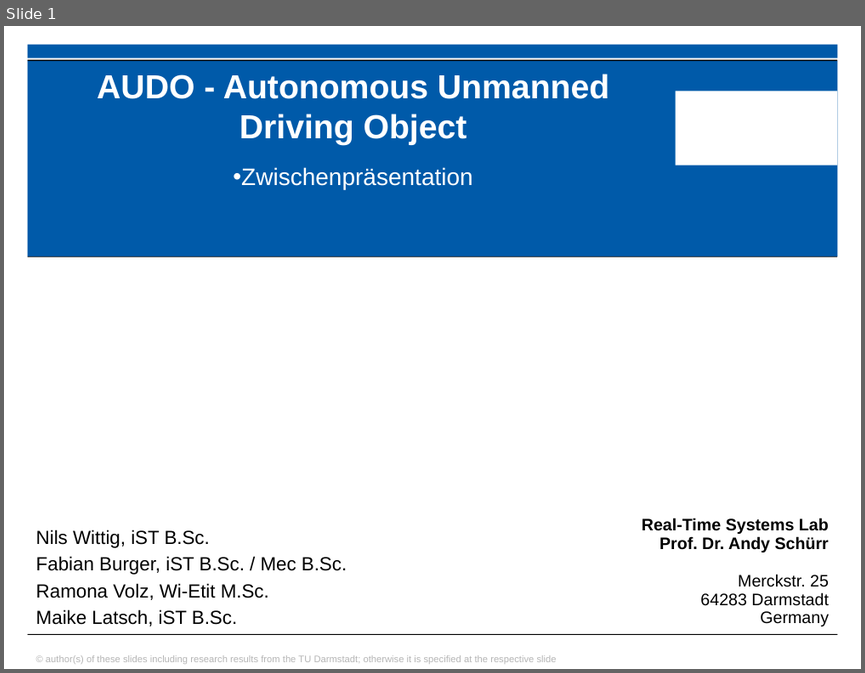
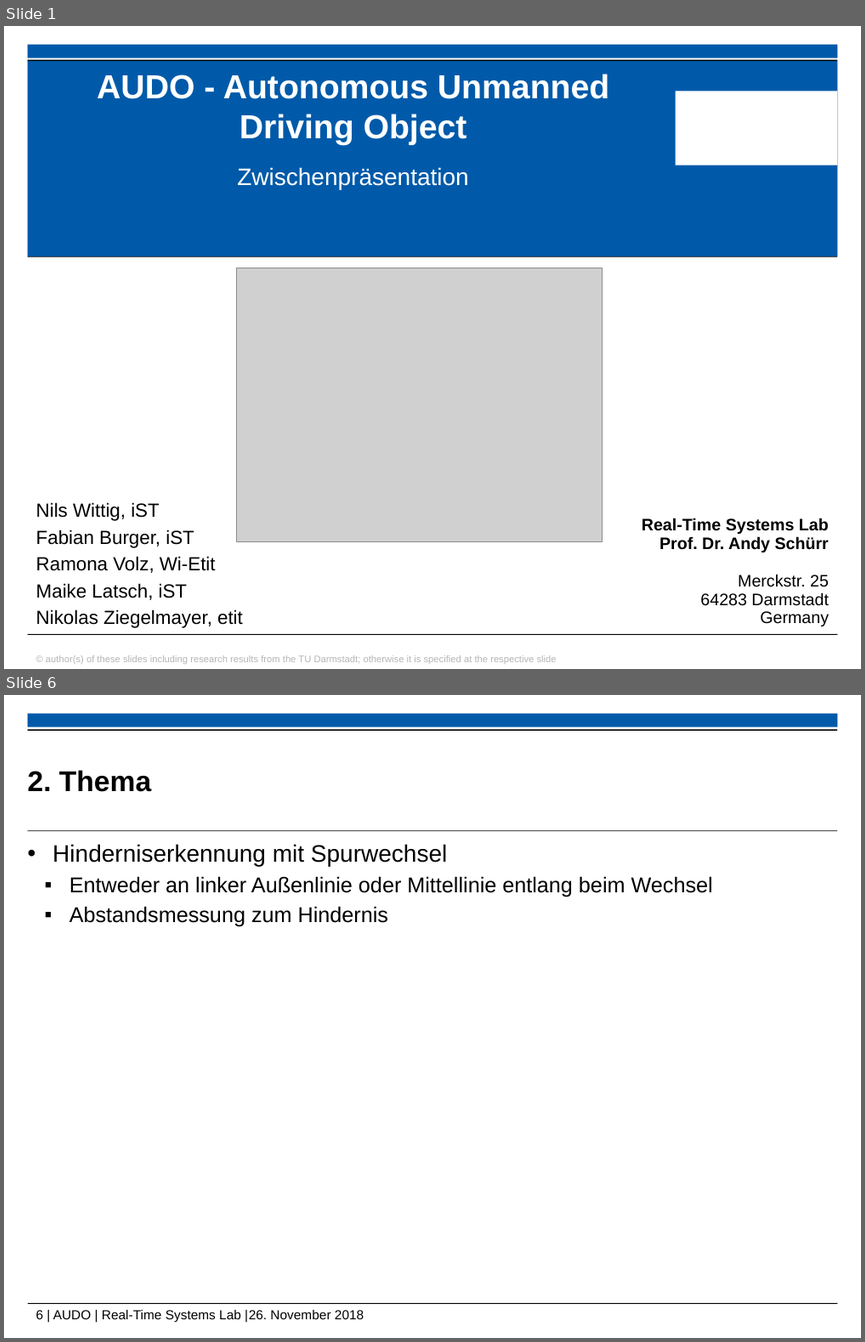
Before and after one commit to ramona3300/AUDO, a slide deck: Dokumente/Präsentationen/Zwischenpräsentation.pptx. Shown one above the other, each under a label of ours: slide 1 before the commit, slides 1 and 6 after it; the slides between them are not shown. The pictures are 865x673 and 865x1342 pixels, drawn with LibreOffice and Linux fonts; fonts in the diff are those of the drawing; grey boxes stand for pictures; background and template pictures are left out. Boxes give left, top, right and bottom in pixels: in the first picture for what was removed or moved away, otherwise in the second. Text is boxed around its words. In the diff, an @@ line names an element or a change of style, - is before the commit and + after.

```diff
--- a/Dokumente/Präsentationen/Zwischenpräsentation.pptx
+++ b/Dokumente/Präsentationen/Zwischenpräsentation.pptx
@@ slide 6 added at box(4, 695, 861, 1338), background #FFFFFF; not listed: 1 template element that a slide beside it also shows @@
@@ rectangle added at box(27, 729, 837, 731), fill #000000 @@
@@ title added at box(28, 770, 151, 792), 24 pt, text #000000, bold @@
+2. Thema
@@ line added from (27, 831) to (837, 831), #000000 0.6 pt @@
@@ text added at box(52, 844, 713, 927), 18 pt, text #000000 @@
+• Hinderniserkennung mit Spurwechsel
+  ▪ Entweder an linker Außenlinie oder Mittellinie entlang beim Wechsel
+  ▪ Abstandsmessung zum Hindernis
@@ line added from (28, 1304) to (838, 1304), #000000 0.6 pt @@
@@ text added at box(36, 1310, 364, 1322), 11 pt, text #000000 @@
+6 | AUDO | Real-Time Systems Lab |26. November 2018
@@ slide 1 changed as well @@
@@ subtitle "Zwischenpräsentation" at box(237, 167, 469, 189): bullet • to none @@
@@ picture added at box(237, 267, 602, 542) @@
@@ text at box(36, 502, 243, 628): text changed @@
-Nils Wittig, iST B.Sc.
-Fabian Burger, iST B.Sc. / Mec B.Sc.
-Ramona Volz, Wi-Etit M.Sc.
-Maike Latsch, iST B.Sc.
+Nils Wittig, iST
+Fabian Burger, iST
+Ramona Volz, Wi-Etit
+Maike Latsch, iST
+Nikolas Ziegelmayer, etit
```
Also in this commit, not shown: 1 other slide changed, 3 other slides added, 3 slides removed, 10 other files.
